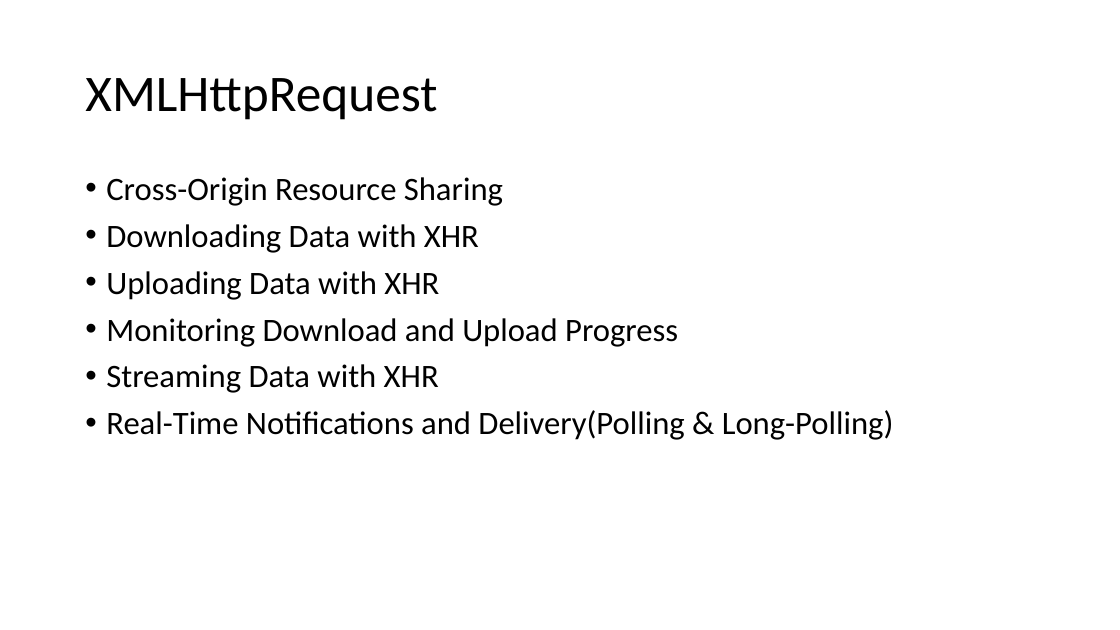
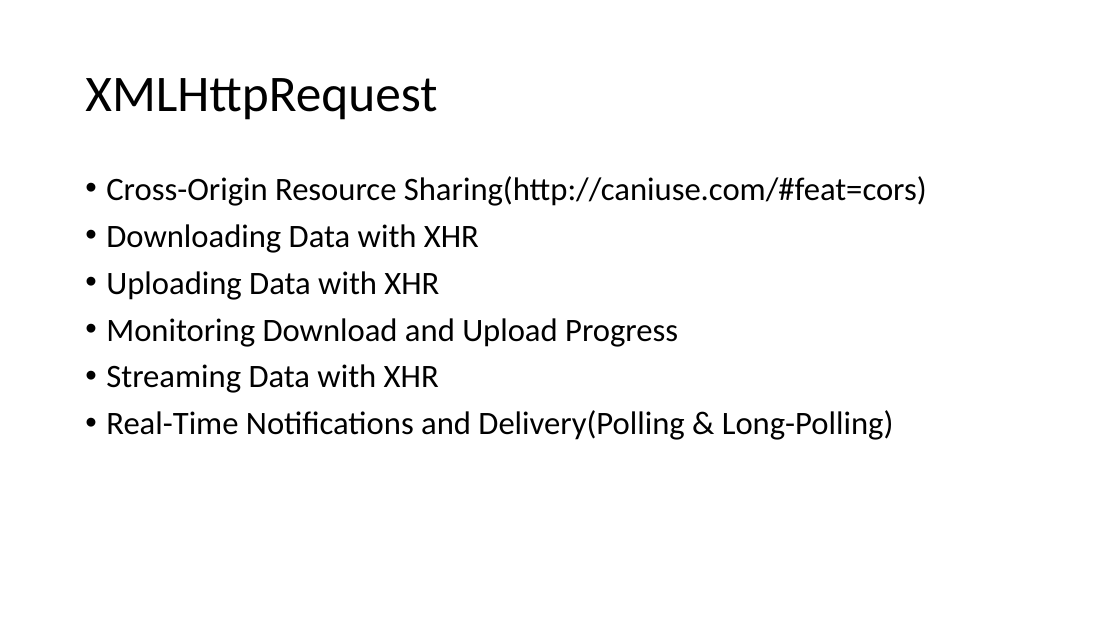
Before and after one commit to nkxiaochuan/BrowserNetworking, a slide deck: slide 5 of src/main/webapp/browser_networking.pptx. Drawn at 1120x630 pixels with LibreOffice and Linux fonts; fonts in the diff are those of the drawing. Boxes give left, top, right and bottom in pixels: in the first picture for what was removed or moved away, otherwise in the second. Text is boxed around its words. In the diff, an @@ line names an element or a change of style, - is before the commit and + after.

```diff
--- a/src/main/webapp/browser_networking.pptx
+++ b/src/main/webapp/browser_networking.pptx
@@ text at <box>106,176,927,206</box>: text changed @@
-• Cross-Origin Resource Sharing
+• Cross-Origin Resource Sharing(http://caniuse.com/#feat=cors)
```
Also in this commit, not shown: 6 slides added, 1 slide removed.
